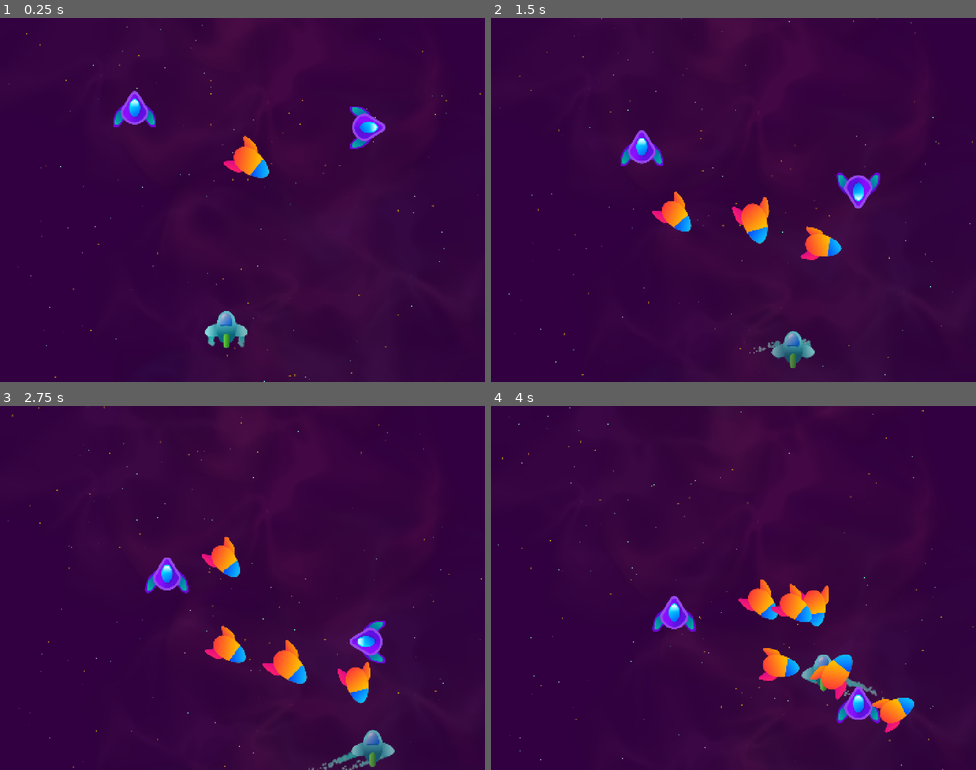
Above: before the commit, frames 1-4 (two rows, left to right).
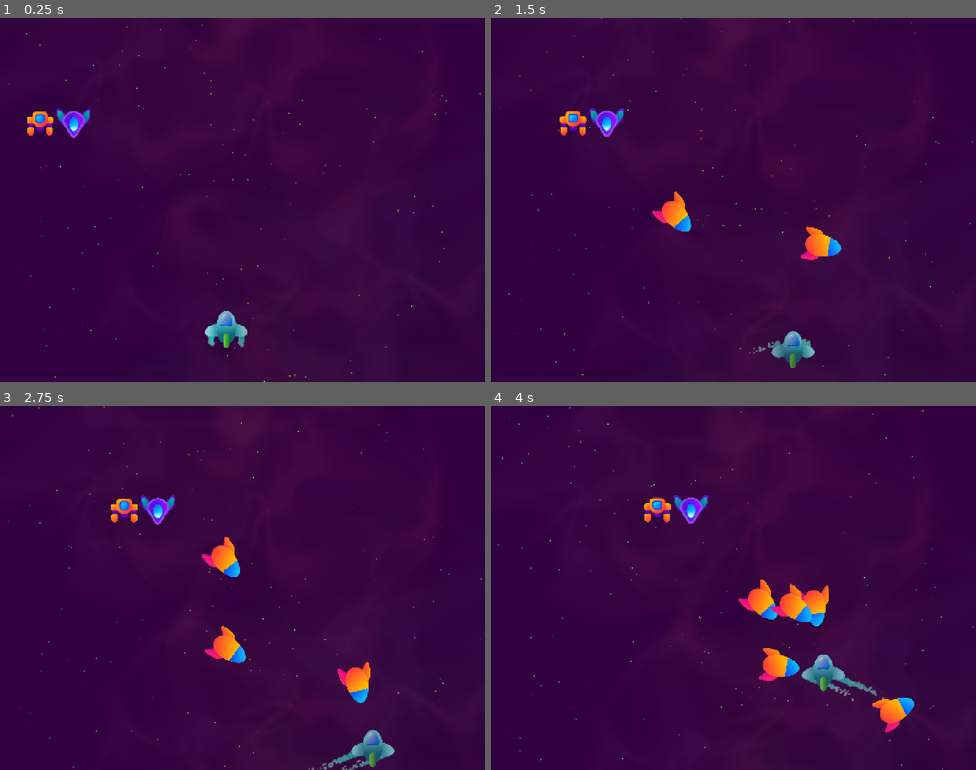
Above: after the commit, the same moments.

Repository: LHO-Developments/Godot-Projects
Game: Godot game, scene res://Scenes/Level/level.tscn
Same seed, same stepped clock (60 frames per second), same inputs: the game is played once before the commit and once after it.
Inputs:
- Up to frame 1 (0.25 s): no input
- Up to frame 2 (1.5 s): hold D (right) 0.53-1.28 s; hold T (test) 0.53-1.28 s; hold S (down) from 1.28 s (still down); tap T (test) at 1.35 s
- Up to frame 3 (2.75 s): release S (down) at 2.03 s; hold D (right) from 2.03 s (still down); hold T (test) from 2.03 s (still down)
- Up to frame 4 (4 s): release D (right) at 2.78 s; release T (test) at 2.78 s; hold W (up) 2.78-3.53 s; tap T (test) at 2.85 s; hold A (left) from 3.53 s (still down); hold T (test) from 3.53 s (still down)

The runs differ from the first frame. In frame 1, 2.2% of the frame differs, in the area x 5-80%, y 20-44%; in frame 2, 2.2%, in the area x 14-81%, y 24-62%; in frame 3, 2.2%; in frame 4, 2.2%.

Commit message:
create enemies

Diff:
--- /dev/null
+++ b/Space Ace/space-ace/Scenes/Enemy/EnemyBase.gd
@@ -0,0 +1,14 @@
+class_name EnemyBase
+
+
+extends PathFollow2D
+
+
+@export var speed: float = 100.0
+
+
+
+func _physics_process(delta: float) -> void:
+	progress += speed * delta
+	if progress_ratio > 0.99:
+		queue_free()
--- /dev/null
+++ b/Space Ace/space-ace/Scenes/Enemy/EnemyBase.tscn
@@ -0,0 +1,10 @@
+[gd_scene format=3 uid="uid://bvglwn07kxrxp"]
+
+[ext_resource type="Script" uid="uid://bqp26fegli8yg" path="res://Scenes/Enemy/EnemyBase.gd" id="1_t2bgb"]
+
+[node name="EnemyBase" type="PathFollow2D" unique_id=330623592]
+rotates = false
+loop = false
+script = ExtResource("1_t2bgb")
+
+[node name="Sprite2D" type="Sprite2D" parent="." unique_id=1988232119]
--- /dev/null
+++ b/Space Ace/space-ace/Scenes/Enemy/EnemyRobot.tscn
@@ -0,0 +1,10 @@
+[gd_scene format=3 uid="uid://de07mjhw6t4nk"]
+
+[ext_resource type="PackedScene" uid="uid://bvglwn07kxrxp" path="res://Scenes/Enemy/EnemyBase.tscn" id="1_74opd"]
+[ext_resource type="Texture2D" uid="uid://qjf870wrhrhx" path="res://Asset/Images/Enemy3.png" id="2_rxy5j"]
+
+[node name="EnemyRobot" unique_id=330623592 instance=ExtResource("1_74opd")]
+
+[node name="Sprite2D" parent="." index="0" unique_id=1988232119]
+scale = Vector2(0.9, 0.9)
+texture = ExtResource("2_rxy5j")
--- /dev/null
+++ b/Space Ace/space-ace/Scenes/Enemy/EnemyVee.tscn
@@ -0,0 +1,11 @@
+[gd_scene format=3 uid="uid://ceqdwewjsd72c"]
+
+[ext_resource type="PackedScene" uid="uid://bvglwn07kxrxp" path="res://Scenes/Enemy/EnemyBase.tscn" id="1_cweeu"]
+[ext_resource type="Texture2D" uid="uid://bod5ulca2rr1b" path="res://Asset/Images/Enemy1.png" id="2_wvqqx"]
+
+[node name="EnemyVee" unique_id=330623592 instance=ExtResource("1_cweeu")]
+
+[node name="Sprite2D" parent="." index="0" unique_id=1988232119]
+rotation = 3.1415927
+scale = Vector2(0.8, 0.8)
+texture = ExtResource("2_wvqqx")
--- a/Space Ace/space-ace/Scenes/Level/level.tscn
+++ b/Space Ace/space-ace/Scenes/Level/level.tscn
@@ -4,11 +4,14 @@
 [ext_resource type="PackedScene" uid="uid://fxrpwv2c7cp8" path="res://Scenes/Background/Background.tscn" id="2_1ov45"]
 [ext_resource type="PackedScene" uid="uid://bohlnwst1215b" path="res://Scenes/ObjectContainer/ObjectContainer.tscn" id="3_lscpc"]
 [ext_resource type="PackedScene" uid="uid://lie5jjga5efr" path="res://Scenes/Projectile/HomingMissile.tscn" id="4_43gce"]
-[ext_resource type="Texture2D" uid="uid://bod5ulca2rr1b" path="res://Asset/Images/Enemy1.png" id="5_7i4w6"]
-[ext_resource type="PackedScene" uid="uid://bi8fqovlohcc6" path="res://Component/Movement/Mover.tscn" id="6_q8n36"]
-[ext_resource type="PackedScene" uid="uid://bhn8t7tgv7imo" path="res://Component/Movement/TargetedMover.tscn" id="7_q8n36"]
-[ext_resource type="Texture2D" uid="uid://dkqjp5rdnexd0" path="res://Asset/Images/HomingMissile.png" id="8_43gce"]
-[ext_resource type="PackedScene" uid="uid://cjqdnrt3kdoxp" path="res://Component/Movement/HomingMover.tscn" id="9_6rsi7"]
+[ext_resource type="PackedScene" uid="uid://ceqdwewjsd72c" path="res://Scenes/Enemy/EnemyVee.tscn" id="5_7i4w6"]
+[ext_resource type="PackedScene" uid="uid://de07mjhw6t4nk" path="res://Scenes/Enemy/EnemyRobot.tscn" id="6_q8n36"]
+
+[sub_resource type="Curve2D" id="Curve2D_06ioy"]
+_data = {
+"points": PackedVector2Array(0, 0, 0, 0, 94, 314, 0, 0, 0, 0, 1232, 299)
+}
+point_count = 2
 
 [node name="Level" type="Node2D" unique_id=75695576]
 
@@ -20,30 +23,12 @@
 [node name="ObjectContainer" parent="." unique_id=584549780 instance=ExtResource("3_lscpc")]
 test_scene = ExtResource("4_43gce")
 
-[node name="Sprite2D" type="Sprite2D" parent="." unique_id=966635150]
-position = Vector2(1091, 287)
-texture = ExtResource("5_7i4w6")
+[node name="Path2D" type="Path2D" parent="." unique_id=347543163]
+curve = SubResource("Curve2D_06ioy")
 
-[node name="Mover" parent="Sprite2D" unique_id=1340264163 instance=ExtResource("6_q8n36")]
-speed = 150.0
-rotation_speed_degrees = 360.0
-direction = Vector2(0, 1)
+[node name="EnemyVee" parent="Path2D" unique_id=330623592 instance=ExtResource("5_7i4w6")]
+position = Vector2(193.98505, 312.68213)
+progress = 100.0
 
-[node name="Sprite2D2" type="Sprite2D" parent="." unique_id=394754004]
-position = Vector2(390, 248)
-texture = ExtResource("5_7i4w6")
-
-[node name="TargetedMover" parent="Sprite2D2" unique_id=1558715759 instance=ExtResource("7_q8n36")]
-speed = 100.0
-direction = Vector2(0, 1)
-
-[node name="Node2D" type="Node2D" parent="." unique_id=605153599]
-position = Vector2(710, 416)
-
-[node name="Sprite2D" type="Sprite2D" parent="Node2D" unique_id=512413679]
-rotation = 1.5707964
-texture = ExtResource("8_43gce")
-
-[node name="HomingMover" parent="Node2D" unique_id=1434343771 instance=ExtResource("9_6rsi7")]
-speed = 150.0
-rotation_speed_degrees = 150.0
+[node name="EnemyRobot" parent="Path2D" unique_id=149409930 instance=ExtResource("6_q8n36")]
+position = Vector2(94, 314)
Not shown, added: Space Ace/space-ace/Scenes/Enemy/EnemyBase.gd.uid
